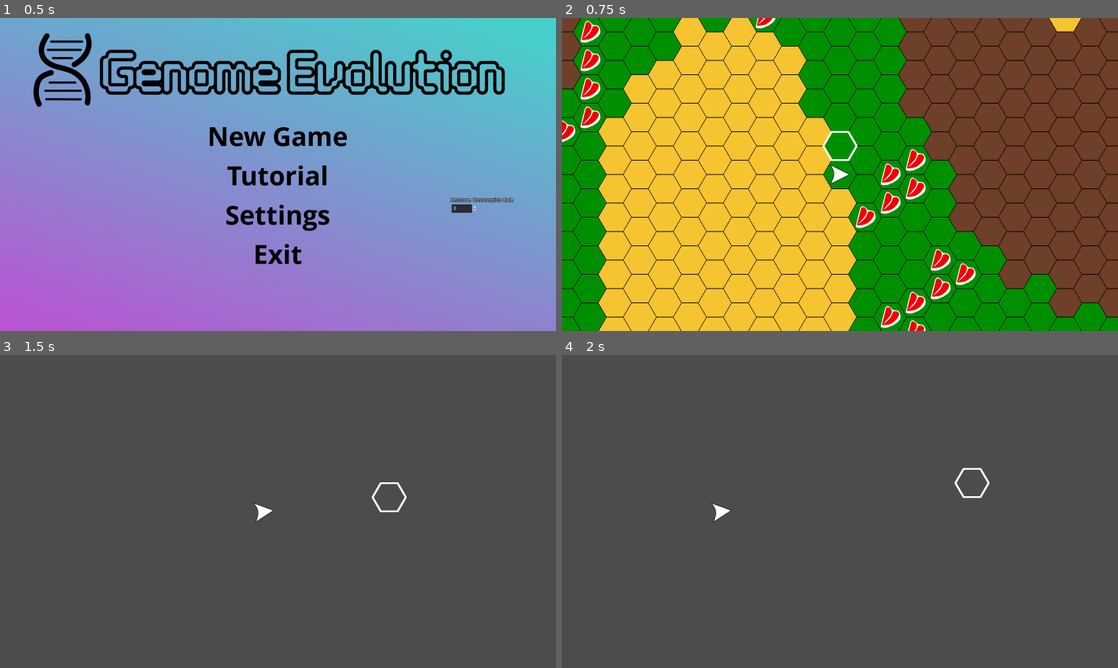
Above: before the commit, frames 1-4 (two rows, left to right).
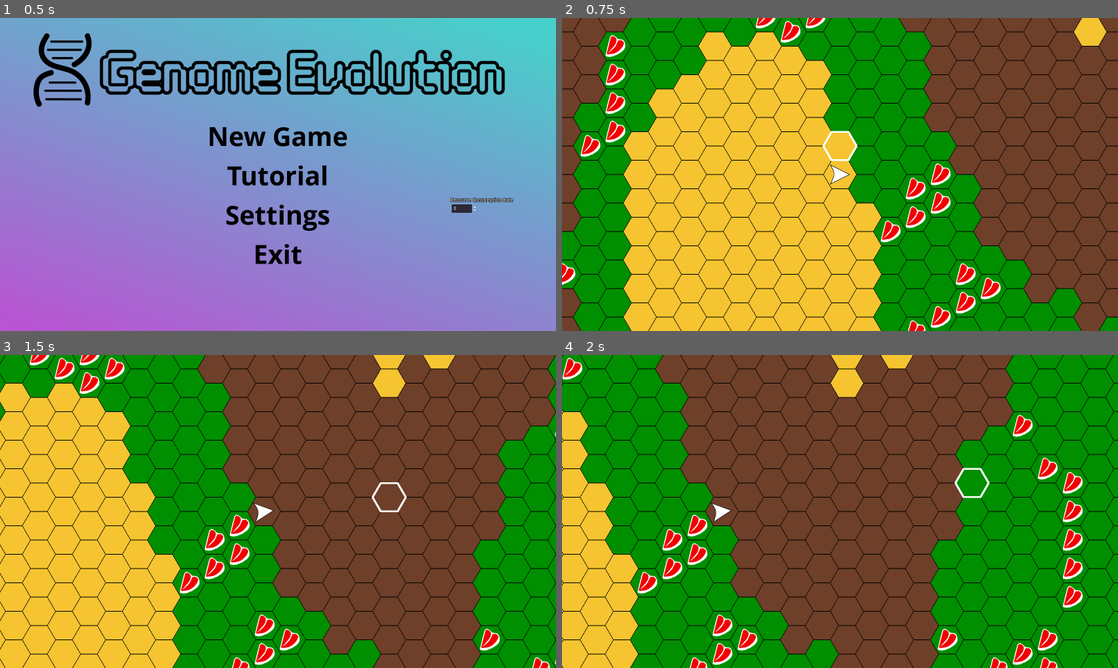
Above: after the commit, the same moments.

Repository: zachadel/GenomeEvolution
Game: Godot game, scene res://Scenes/Main.tscn
The game is run twice, just before and just after one commit, with the same random seed, the same clock (stepped at 60 frames per second) and the same inputs.
Inputs (mouse positions are in pixels of both pictures, inside the frame that each line leads up to):
- Up to frame 1 (0.5 s): no input
- Up to frame 2 (0.75 s): click "New Game" at 0.5 s
- Up to frame 3 (1.5 s): tap Enter at 1.25 s; move the mouse to (400, 495) at 1.27 s; press the mouse at (400, 495) at 1.28 s; hold Right (ui_right) from 1.28 s (still down); tap Space (center_camera) at 1.35 s
- Up to frame 4 (2 s): keep holding Right (ui_right)

Frame 1 is identical in both runs. In frame 2, 20% of the frame differs, in the area x 0-98%, y 0-100%; in frame 3, 100%; in frame 4, 100%, in the area x 0-100%, y 0-100%.

Commit message:
Infinite terrain now works and displays properly

Diff:
--- a/Scripts/Main.gd
+++ b/Scripts/Main.gd
@@ -71,7 +71,6 @@
 	#player to the WorldMap for setup
 	#If there is character creation, then that should go here before creating the player
 	var first_player = create_player()
-	print(get_tree().get_nodes_in_group("players"))
 
 	#This order enables the WorldMap to make its camera the current one
 	$WorldMap.show()
@@ -96,8 +95,8 @@
 	add_to_group("players")
 
 	player.name = "player_" + str(Game.all_time_players)
+	player.setup()
 	add_child(player)
-	player.setup()
 
 	Game.all_time_players += 1
 	Game.current_players += 1
--- a/Scripts/Player/Player.gd
+++ b/Scripts/Player/Player.gd
@@ -34,6 +34,9 @@
 	position.x = x
 	position.y = y
 	pass
+
+func enable_sprite(enable: bool):
+	$Sprite.visible = enable
 
 func get_texture_size():
 	return $Sprite.texture.get_size()
--- a/Scripts/WorldMap/BiomeMap.gd
+++ b/Scripts/WorldMap/BiomeMap.gd
@@ -53,6 +53,8 @@
 		for j in range(-chunk_size + center_indices.y, chunk_size + center_indices.y + 1):
 			set_cell(i, j, get_biome(i, j))
 
+###############################DRAWING FUNCTIONS###############################
+
 #These shifts should be in terms of coordinates (so integers)
 #NOTE: Currentlly this assumes that any shift is smaller than the chunk_size
 func shift_map(shift_x, shift_y):
@@ -79,8 +81,27 @@
 				set_cell(j + center_indices.x, center_indices.y + chunk_size * unit_y, get_biome(j + center_indices.x, center_indices.y + chunk_size * unit_y))
 				set_cell(j + center_indices.x, center_indices.y - (chunk_size + 1) * unit_y, -1)
 
+func erase_current_map():
+	for i in range(-chunk_size + center_indices.x, chunk_size + 1 + center_indices.x):
+		for j in range(-chunk_size + center_indices.y, chunk_size + 1 + center_indices.y):
+			set_cell(i, j, -1)
+
+#Draw a map at the tile coordinates (x, y) and center the tileMap there
+func draw_and_center_at(x, y):
+	center_indices.x = x
+	center_indices.y = y
+
+	for i in range(-chunk_size + center_indices.x, chunk_size + 1 + center_indices.x):
+		for j in range(-chunk_size + center_indices.y, chunk_size + 1 + center_indices.y):
+			set_cell(i, j, get_biome(i, j))
+
+func hide_all_tiles_except(indices):
+	var visible_cells = get_used_cells()
+
+
+###############################################################################
+
 """
-
 	Notes: The input to this function MUST be in terms of the tile_map
 		integer indices i, j.
 		-It is assumed that in the biomes.cfg file that the tiebreaker
@@ -120,6 +141,3 @@
 		print('ERROR: Unhandled biome type at (%d, %d)', x, y)
 
 	return biome
-
-func hide_all_tiles_except(indices):
-	var visible_cells = get_used_cells()
--- a/Scripts/WorldMap/ResourceMap.gd
+++ b/Scripts/WorldMap/ResourceMap.gd
@@ -48,15 +48,18 @@
 		for j in range(-chunk_size + center_indices.y, chunk_size + center_indices.y + 1):
 			set_cell(i, j, get_resource(i, j))
 
-func draw_map_at(indices):
-#	var cells = get_used_cells()
-#
-#	for cell in cells:
-#		set_cellv(cell, -1)
-	#Note that graphics are from the top left, so to iterate over
-	#rows, then columns, you iterate through y, then through x
-	for i in range(-chunk_size + indices.x, chunk_size + indices.x + 1):
-		for j in range(-chunk_size + indices.y, chunk_size + indices.y + 1):
+func erase_current_map():
+	for i in range(-chunk_size + center_indices.x, chunk_size + 1 + center_indices.x):
+		for j in range(-chunk_size + center_indices.y, chunk_size + 1 + center_indices.y):
+			set_cell(i, j, -1)
+
+#Draw a map at the tile coordinates (x, y) and center the tileMap there
+func draw_and_center_at(x, y):
+	center_indices.x = x
+	center_indices.y = y
+
+	for i in range(-chunk_size + center_indices.x, chunk_size + 1 + center_indices.x):
+		for j in range(-chunk_size + center_indices.y, chunk_size + 1 + center_indices.y):
 			set_cell(i, j, get_resource(i, j))
 
 func shift_map(shift_x, shift_y):
--- a/Scripts/WorldMap/WorldMap.gd
+++ b/Scripts/WorldMap/WorldMap.gd
@@ -4,7 +4,7 @@
 signal change_to_main_menu
 signal end_map_turn
 
-var MAX_ZOOM = 4
+var MAX_ZOOM = 3
 var MIN_ZOOM = .5
 var ZOOM_UPDATE = .1
 var CAMERA_MOVEMENT = 10
@@ -14,13 +14,13 @@
 
 var current_player
 
-var default_start = Vector2(0,0)
+var default_start = Vector2(-20,0)
 
 var biome_generator
 var tiebreak_generator
 var resource_generator
 
-var chunk_size = 16
+var chunk_size = 36
 var starting_pos = Vector2(0,0)
 
 var map_offset = Vector2(0,0)
@@ -28,42 +28,43 @@
 var tile_sprite_size = Vector2(0,0)
 
 #If you want to test this scene apart from others, just uncomment this block
-func _ready():
-	biome_generator = OpenSimplexNoise.new()
-	tiebreak_generator = OpenSimplexNoise.new()
-	resource_generator = OpenSimplexNoise.new()
-
-	biome_generator.seed = randi()
-	biome_generator.octaves = 3
-	biome_generator.period = 20
-	biome_generator.persistence = .5
-	biome_generator.lacunarity = .7
-
-	tiebreak_generator.seed = randi()
-	tiebreak_generator.octaves = 3
-	tiebreak_generator.period = 40
-	tiebreak_generator.persistence = 1
-	tiebreak_generator.lacunarity = 1
-
-	resource_generator.seed = randi()
-	resource_generator.octaves = 8
-	resource_generator.period = 5
-	resource_generator.persistence = .1
-	resource_generator.lacunarity = .7
-
-	tile_sprite_size = $BiomeMap.tile_texture_size
-	$BiomeMap.setup(biome_generator, tiebreak_generator, chunk_size, starting_pos)
-	$ResourceMap.setup(biome_generator, resource_generator, tiebreak_generator, chunk_size, starting_pos)
-
-	current_player = load("res://Scenes/Player/Player.tscn").instance()
-	current_player.position = $BiomeMap.map_to_world($BiomeMap.world_to_map(default_start)) + tile_sprite_size / 2 + player_sprite_offset
-
-	$MapCamera.position = current_player.position
-
-	if is_visible_in_tree():
-		$MapCamera.make_current()
-
-	pass
+#func _ready():
+#	biome_generator = OpenSimplexNoise.new()
+#	tiebreak_generator = OpenSimplexNoise.new()
+#	resource_generator = OpenSimplexNoise.new()
+#
+#	biome_generator.seed = randi()
+#	biome_generator.octaves = 3
+#	biome_generator.period = 20
+#	biome_generator.persistence = .5
+#	biome_generator.lacunarity = .7
+#
+#	tiebreak_generator.seed = randi()
+#	tiebreak_generator.octaves = 3
+#	tiebreak_generator.period = 40
+#	tiebreak_generator.persistence = 1
+#	tiebreak_generator.lacunarity = 1
+#
+#	resource_generator.seed = randi()
+#	resource_generator.octaves = 8
+#	resource_generator.period = 5
+#	resource_generator.persistence = .1
+#	resource_generator.lacunarity = .7
+#
+#	tile_sprite_size = $BiomeMap.tile_texture_size
+#	$BiomeMap.setup(biome_generator, tiebreak_generator, chunk_size, starting_pos)
+#	$ResourceMap.setup(biome_generator, resource_generator, tiebreak_generator, chunk_size, starting_pos)
+#
+#	current_player = load("res://Scenes/Player/Player.tscn").instance()
+#	current_player.position = $BiomeMap.map_to_world($BiomeMap.world_to_map(default_start)) + tile_sprite_size / 2 + player_sprite_offset
+#	add_child(current_player)
+#
+#	$MapCamera.position = current_player.position
+#
+#	if is_visible_in_tree():
+#		$MapCamera.make_current()
+#
+#	pass
 
 func setup(biome_seed, resource_seed, tiebreak_seed, _chunk_size, player):
 	chunk_size = _chunk_size
@@ -97,25 +98,13 @@
 	#we assume that the player sprite is smaller than the tiles
 	current_player = player
 	player_sprite_offset = (tile_sprite_size - current_player.get_texture_size()) / 2
+
 	current_player.position = $BiomeMap.map_to_world($BiomeMap.world_to_map(default_start)) + tile_sprite_size / 2 + player_sprite_offset
 
 	$MapCamera.position = current_player.position
 
 	if is_visible_in_tree():
 		$MapCamera.make_current()
-
-	pass
-
-func change_player(new_player):
-	#Hide the map while the map is updated
-	hide()
-
-	current_player = new_player
-
-	$MapCamera.position = current_player.position
-	$MapCamera.offset = Vector2(0,0)
-
-	#update_visible_tiles(current_player.observed_tiles)
 
 	pass
 
@@ -131,12 +120,14 @@
 		$CursorHighlight.position = $BiomeMap.map_to_world(tile_position) + tile_sprite_size / 2
 
 		var camera_change = false
+		var input_found = false
 		var shift = Vector2(0,0)
 
 		if Input.is_action_pressed("ui_up"):
 			$MapCamera.offset.y -= CAMERA_MOVEMENT*$MapCamera.zoom.y
 			map_offset.y -= CAMERA_MOVEMENT*$MapCamera.zoom.y
 
+
 		if Input.is_action_pressed("ui_right"):
 			$MapCamera.offset.x += CAMERA_MOVEMENT*$MapCamera.zoom.x
 			map_offset.x += CAMERA_MOVEMENT*$MapCamera.zoom.x
@@ -149,27 +140,30 @@
 			$MapCamera.offset.x -= CAMERA_MOVEMENT*$MapCamera.zoom.x
 			map_offset.x -= CAMERA_MOVEMENT*$MapCamera.zoom.x
 
-		#Need to modify
-		#Notice that the size of the tiles change as you zoom in and out
-		#This must be factored into the threshold in some way
-		#Weird speed issues are due to the way that the camera moves
-		#Since the camera moves in blocks of 10, there's a natural
-		#gap of 4 pixes of shift that gets lost, maybe?
-		if abs(map_offset.x) > tile_sprite_size.x or abs(map_offset.y) > tile_sprite_size.y:
-			if map_offset.x < -Game.TOLERANCE:
-				shift.x = -2
-				map_offset.x += tile_sprite_size.x
-			elif map_offset.x > Game.TOLERANCE:
-				shift.x = 2
-				map_offset.x -= tile_sprite_size.x
-
-			if map_offset.y < -Game.TOLERANCE:
-				shift.y = -2
-				map_offset.y += tile_sprite_size.y
-			elif map_offset.y > Game.TOLERANCE:
-				shift.y = 2
-				map_offset.y -= tile_sprite_size.y
-
+		#NOTE: Cell size is used here to shift the map instead of tile_sprite_size
+		#I'm not totally sure why this works, but I suspect it's due to the grid
+		#itself being computed in terms of cell_size instead of texture_size, and
+		#since those two are different, the map won't track the camera properly
+		#if sprite size is used instead
+		if abs(map_offset.x) >= $BiomeMap.cell_size.x:
+			if map_offset.x < 0:
+				shift.x = -1
+				map_offset.x += $BiomeMap.cell_size.x
+			elif map_offset.x > 0:
+				shift.x = 1
+				map_offset.x -= $BiomeMap.cell_size.x
+			camera_change = true
+
+		if abs(map_offset.y) >= $BiomeMap.cell_size.y:
+			if map_offset.y < 0:
+				shift.y = -1
+				map_offset.y += $BiomeMap.cell_size.y
+			elif map_offset.y > 0:
+				shift.y = 1
+				map_offset.y -= $BiomeMap.cell_size.y
+			camera_change = true
+
+		if camera_change:
 			shift_maps(shift)
 
 
@@ -191,7 +185,8 @@
 			$MapCamera.position = new_position
 			$MapCamera.offset = Vector2(0,0)
 
-			shift_maps(new_position - old_position)
+			var tile_shift = tile_position - $BiomeMap.center_indices
+			shift_maps(tile_shift)
 			#Prevents weird interpolation/snapping of camera if smoothing is desired
 #			if $MapCamera.offset.length_squared() > 0:
 #				$MapCamera.position = $MapCamera.position
@@ -213,12 +208,36 @@
 			$MapCamera.zoom.y = clamp($MapCamera.zoom.y + ZOOM_UPDATE, MIN_ZOOM, MAX_ZOOM)
 
 		if event.is_action("center_camera"):
+			erase_current_maps()
+			draw_and_center_maps_to($BiomeMap.world_to_map($MapCamera.position))
+
 			$MapCamera.offset = Vector2(0,0)
 
+func change_player(new_player):
+	#Hide the map while the map is updated
+	hide()
+
+	remove_child(current_player)
+	current_player = new_player
+
+	$MapCamera.position = current_player.position
+	$MapCamera.offset = Vector2(0,0)
+
+	#update_visible_tiles(current_player.observed_tiles)
+
+	pass
 #Expects shifts in terms of the tile maps coordinates
 func shift_maps(position):
 	$BiomeMap.shift_map(int(position.x), int(position.y))
 	$ResourceMap.shift_map(int(position.x), int(position.y))
+
+func erase_current_maps():
+	$BiomeMap.erase_current_map()
+	$ResourceMap.erase_current_map()
+
+func draw_and_center_maps_to(position):
+	$BiomeMap.draw_and_center_at(position.x, position.y)
+	$ResourceMap.draw_and_center_at(position.x, position.y)
 
 #center_tile: Vector2
 #observation_radius: integer radius
Binary file added: Genome Evolution.png
Not shown, added: Genome Evolution.png.import
Not shown, added: Genome Evolution.html
Not shown, added: Genome Evolution.js
Not shown, changed: Genome Evolution.pck
Not shown, added: Genome Evolution.wasm
